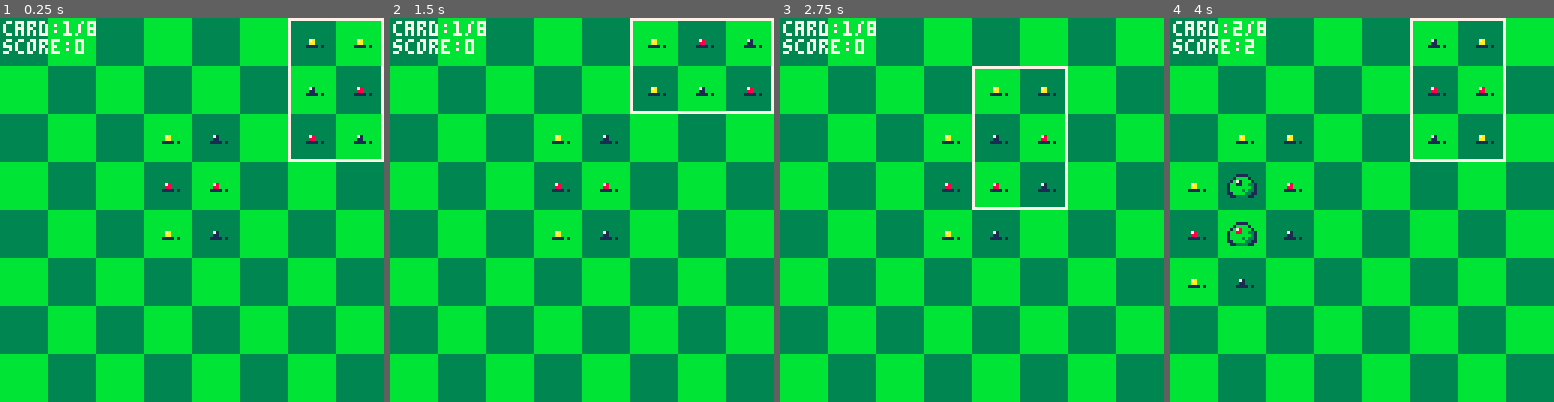
Above: before the commit, frames 1-4 (left to right).
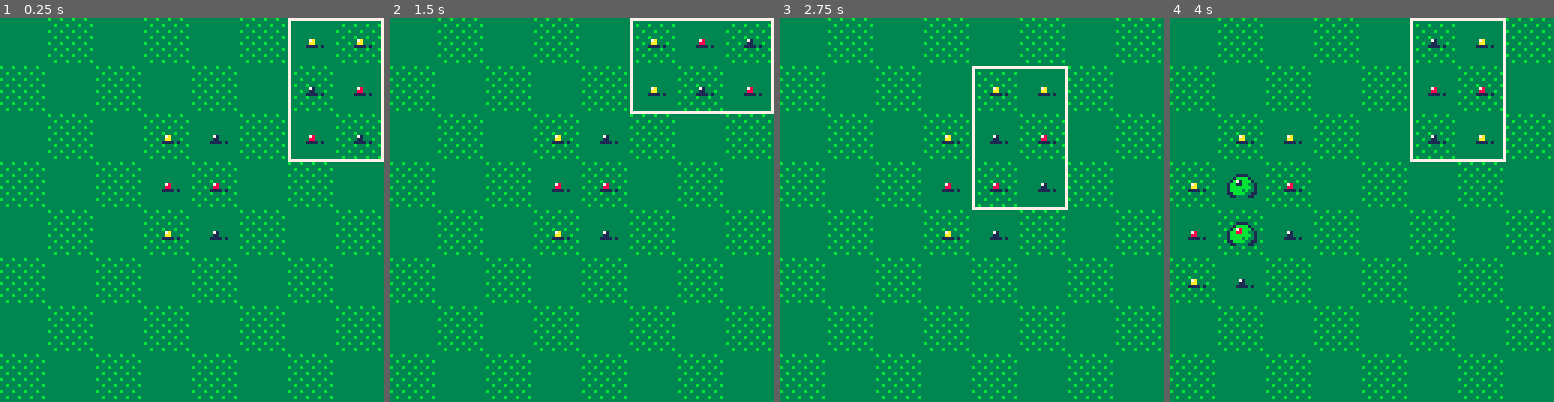
Above: after the commit, the same moments.

Repository: shen-sat/orchard
Game: PICO-8 cartridge game.p8
Two runs of this game, one before a commit and one after it. Both use one fixed random seed, a clock stepped at 60 frames per second and the inputs below.
Inputs:
- Up to frame 1 (0.25 s): no input
- Up to frame 2 (1.5 s): tap O (Z key) at 0.33, 0.7, 1.43 s; tap X (X key) at 1.07 s
- Up to frame 3 (2.75 s): hold Left 1.97-2.37 s; tap X (X key) at 2.07, 2.4, 2.73 s; tap O (Z key) at 2.22 s; hold Down from 2.42 s (still down)
- Up to frame 4 (4 s): release Down at 2.82 s; hold Right 2.87-3.53 s; tap X (X key) at 3.07, 3.4, 3.73 s; tap O (Z key) at 3.1, 3.98 s; hold Up from 3.58 s (still down)

The runs differ from the first frame. In frame 1, 44% of the frame differs, in the area x 0-100%, y 0-100%; in frame 2, 44%; in frame 3, 44%; in frame 4, 43%.

Commit message:
Add lawn

Diff:
--- a/game.p8
+++ b/game.p8
@@ -24,6 +24,7 @@
   #include fruits.lua
   #include deck.lua
   #include selected_card.lua
+  #include lawn.lua
 
   selected_card:place_starting_card()
 end
@@ -37,42 +38,16 @@
 
 function game_draw()
   cls(5)
-  rectfill(orchard_x0,orchard_y0,orchard_x1,orchard_y1,3)
-  background_pattern = {}
-  bg_color = 3
-  for x=orchard_x0,orchard_x1 - 16,16 do
-    if bg_color == 3 then
-      bg_color = 11
-    else
-      bg_color = 3
-    end
-    local next_x = x
-    for y=orchard_y0,orchard_y1 - 16,16 do
-      local next_y = y
-      local coordinates = { x0 = next_x, y0 = next_y, col = bg_color }
 
-      add(background_pattern,coordinates)
-      if bg_color == 3 then
-        bg_color = 11
-      else
-        bg_color = 3
-      end
-    end
-  end
-
-  for square in all(background_pattern) do
-    local x0 = square.x0
-    local y0 = square.y0
-    rectfill(x0,y0,calculate_x1(x0,16),calculate_y1(y0,16),square.col)
-  end
+  lawn:draw()
 
   for fruit in all(planted_fruits) do
     pal(spritesheet_fruit_color,fruit.color)
     spr(fruit:sprite(),fruit.x,fruit.y,fruit_sprite_width,fruit_sprite_height)
   end
   selected_card:draw()
-  print('card:'..selected_card.card_number..'/'..deck.count_after_first_card_placement,cam.x0 + 1,cam.y0 + 1,7)
-  print('score:'..score,cam.x0 + 1,cam.y0 + 7,7)
+  -- print('card:'..selected_card.card_number..'/'..deck.count_after_first_card_placement,cam.x0 + 1,cam.y0 + 1,7)
+  -- print('score:'..score,cam.x0 + 1,cam.y0 + 7,7)
 end
 
 function game_over()
--- /dev/null
+++ b/lawn.lua
@@ -0,0 +1,37 @@
+lawn = {
+  pattern = {},
+  load = function(self)
+    bg_color = 3
+    for x=orchard_x0,orchard_x1 - tile_size,16 do
+      if bg_color == 3 then
+        --this is a representation of light and dark colors for the fillp function (https://seansleblanc.itch.io/pico-8-fillp-tool)
+        bg_color = 179
+      else
+        bg_color = 3
+      end
+      local next_x = x
+      for y=orchard_y0,orchard_y1 - tile_size,16 do
+        local next_y = y
+        local coordinates = { x0 = next_x, y0 = next_y, col = bg_color }
+
+        add(self.pattern,coordinates)
+        if bg_color == 3 then
+          bg_color = 179
+        else
+          bg_color = 3
+        end
+      end
+    end
+  end,
+  draw = function(self)
+    for square in all(self.pattern) do
+      local x0 = square.x0
+      local y0 = square.y0
+      if square.col == 179 then fillp(0x8020) end
+      rectfill(x0,y0,calculate_x1(x0,16),calculate_y1(y0,16),square.col)
+      fillp()
+    end
+  end
+}
+
+lawn:load()
